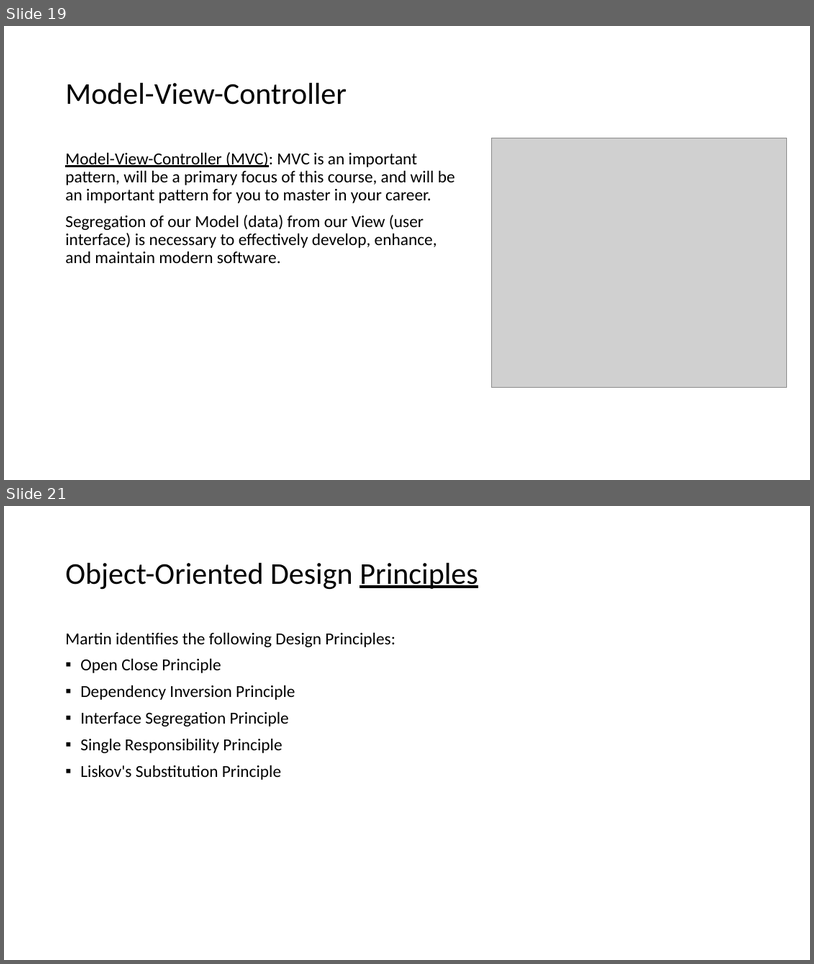
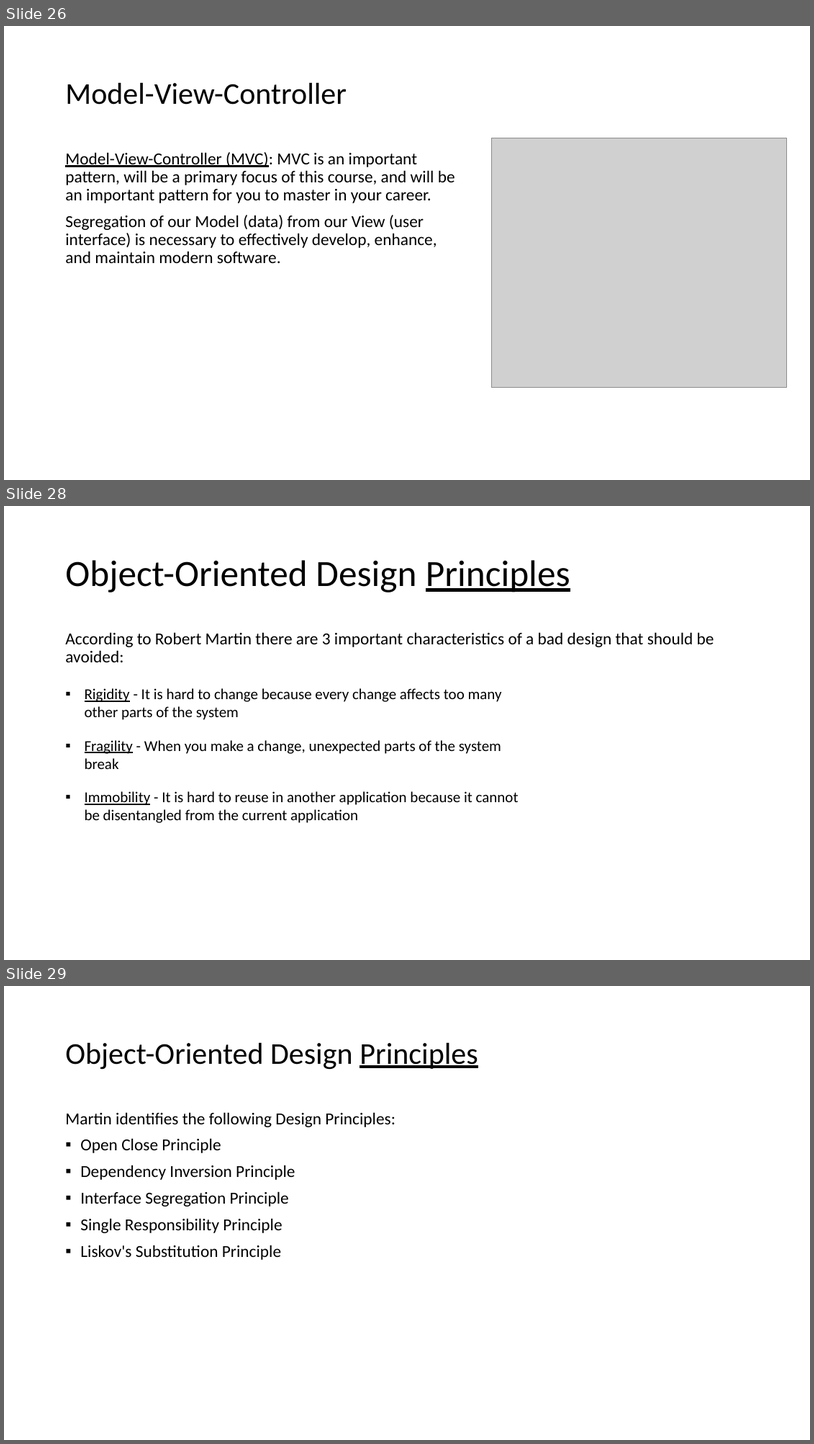
Before and after one commit to EricJPogue/www-epogue-info, a slide deck: CPSC-24500/Week01/2016SpringW01SlidesLecture.pptx. Shown one above the other, each under a label of ours: slides 19 and 21 before the commit, slides 26, 28 and 29 after it; the slides between them are not shown. The pictures are 814x964 and 814x1444 pixels, drawn with LibreOffice and Linux fonts; fonts in the diff are those of the drawing; grey boxes stand for pictures. Boxes give left, top, right and bottom in pixels: in the first picture for what was removed or moved away, otherwise in the second. Text is boxed around its words. In the diff, an @@ line names an element or a change of style, - is before the commit and + after.

```diff
--- a/CPSC-24500/Week01/2016SpringW01SlidesLecture.pptx
+++ b/CPSC-24500/Week01/2016SpringW01SlidesLecture.pptx
@@ slide 28 added at (4, 506, 810, 960), background #FFFFFF @@
@@ title added at (65, 560, 571, 592), 44 pt, text #000000 @@
+Object-Oriented Design Principles
@@ text added at (65, 632, 715, 662), 20 pt, text #000000 @@
+According to Robert Martin there are 3 important characteristics of a bad design that should be avoided:
@@ text added at (85, 688, 519, 823), 18 pt, text #000000 @@
+▪ Rigidity - It is hard to change because every change affects too many other parts of the system
+▪ Fragility - When you make a change, unexpected parts of the system break
+▪ Immobility - It is hard to reuse in another application because it cannot be disentangled from the current application
@@ what was slide 19 is now slide 26 @@
@@ what was slide 21 is now slide 29 @@
```
Also in this commit, not shown: 4 slides changed, 7 other slides added, 2 other files.
